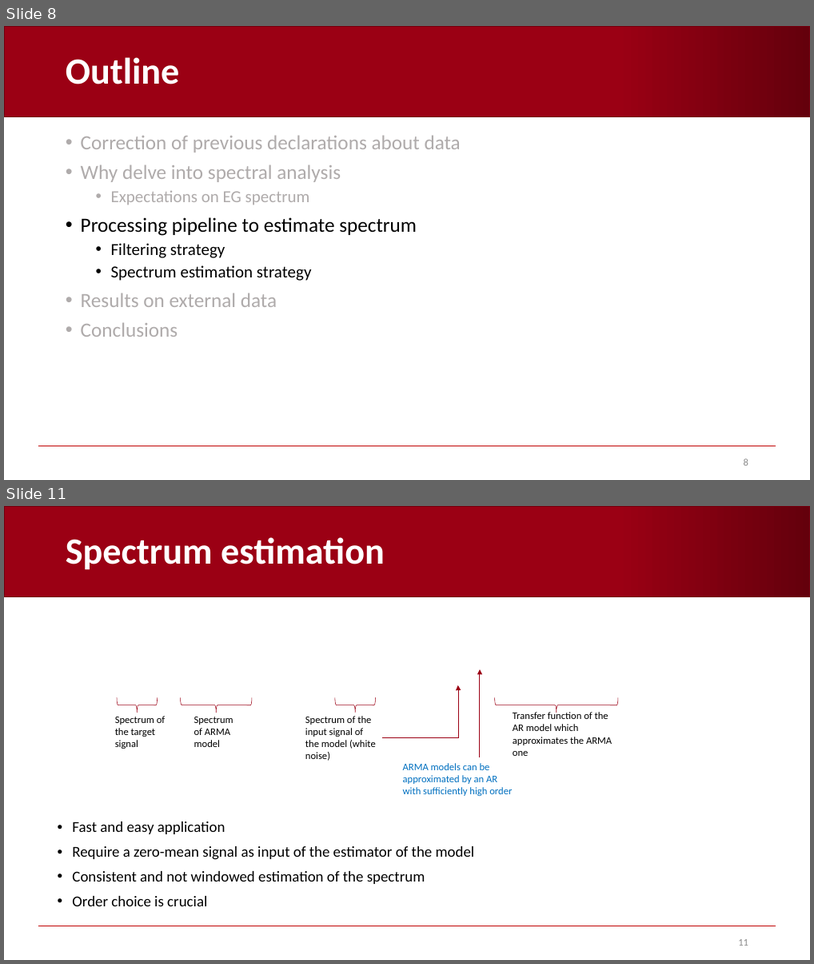
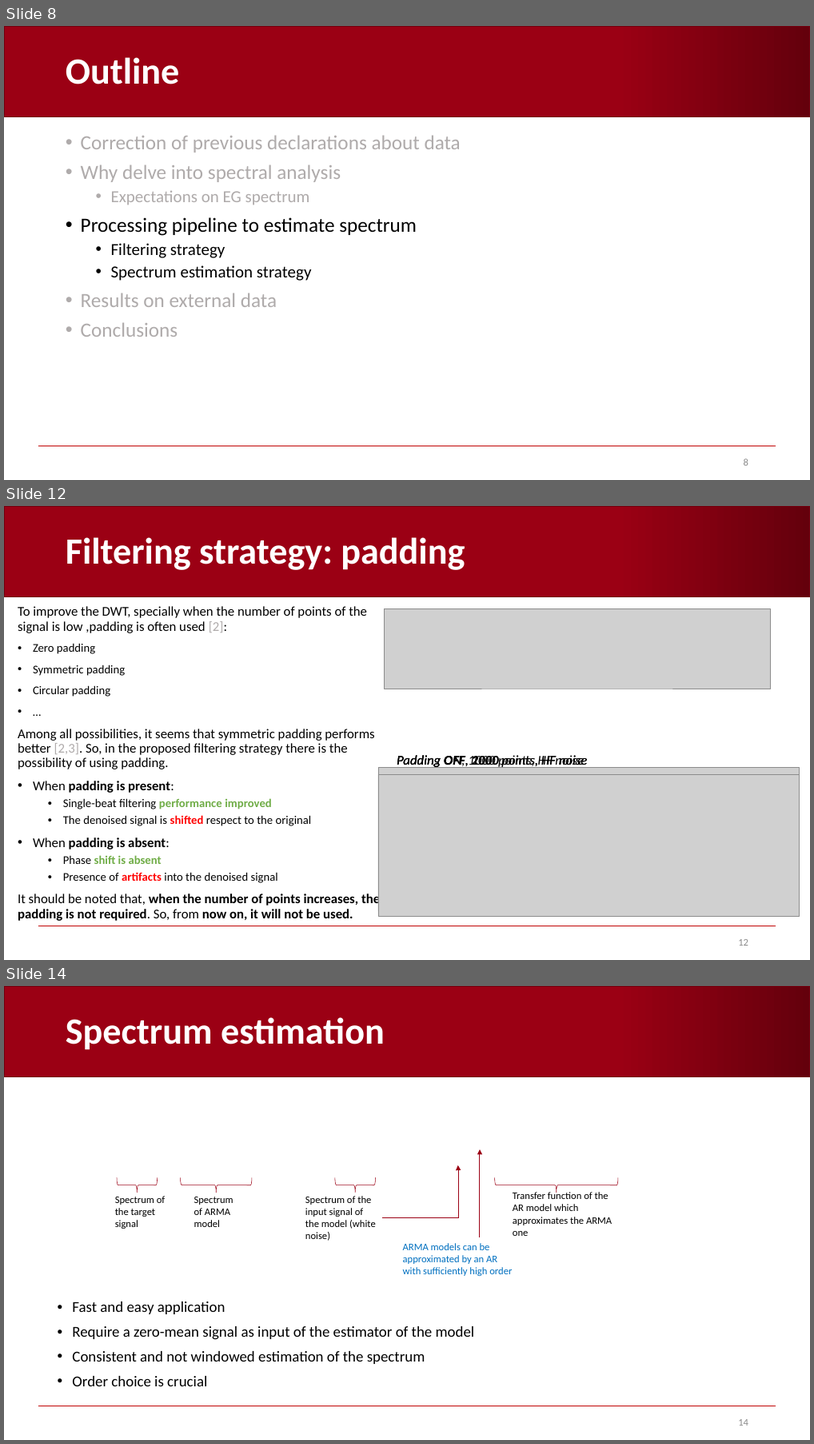
Before and after one commit to AndreaCorrado00/Tesi_magistrale_Corrado_Andrea, a slide deck: Documentation/3. in-depth spectrum analysis.pptx. Shown one above the other, each under a label of ours: slides 8 and 11 before the commit, slides 8, 12 and 14 after it; the slides between them are not shown. The pictures are 814x964 and 814x1444 pixels, drawn with LibreOffice and Linux fonts; fonts in the diff are those of the drawing; grey boxes stand for pictures; background and template pictures are left out. Boxes give left, top, right and bottom in pixels: in the first picture for what was removed or moved away, otherwise in the second. Text is boxed around its words. In the diff, an @@ line names an element or a change of style, - is before the commit and + after.

```diff
--- a/Documentation/3. in-depth spectrum analysis.pptx
+++ b/Documentation/3. in-depth spectrum analysis.pptx
@@ slide 12 added at [4, 506, 810, 960], background #FFFFFF; not listed: 2 template elements that a slide beside it also shows @@
@@ title added at [66, 537, 465, 570], 44 pt, text #FFFFFF, bold @@
+Filtering strategy: padding
@@ text added at [18, 606, 380, 920], 16 pt, text #000000 @@
+To improve the DWT, specially when the number of points of the signal is low ,padding is often used [2]:
+• Zero padding
+• Symmetric padding
+• Circular padding
+• …
+Among all possibilities, it seems that symmetric padding performs better [2,3]. So, in the proposed filtering strategy there is the possibility of using padding.
+• When padding is present:
+  • Single-beat filtering performance improved
+  • The denoised signal is shifted respect to the original
+• When padding is absent:
+  • Phase shift is absent
+  • Presence of artifacts into the denoised signal
+It should be noted that, when the number of points increases, the padding is not required. So, from now on, it will not be used.
@@ picture added at [385, 609, 771, 688] @@
@@ picture added at [378, 768, 800, 911] @@
@@ text added at [397, 753, 584, 768], 16 pt, text #000000, italic @@
+Padding OFF, 1000 points, HF noise
@@ text added at [444, 753, 588, 768], 16 pt, text #000000, italic @@
+Padding ON, 1000 points, HF noise
@@ text added at [472, 753, 535, 768], 16 pt, text #000000, italic @@
+Padding OFF, 2000 points, HF noise
@@ picture added at [378, 772, 794, 911] @@
@@ picture added at [378, 775, 800, 916] @@
@@ page number added at [738, 939, 749, 945], 12 pt, text #8C8C8C @@
+12
@@ what was slide 11 is now slide 14 @@
@@ page number at [738, 1419, 749, 1425]: text changed @@
-11
+14
```
Also in this commit, not shown: 8 slides changed, 5 other slides added, 7 slides removed, 4 other files.
